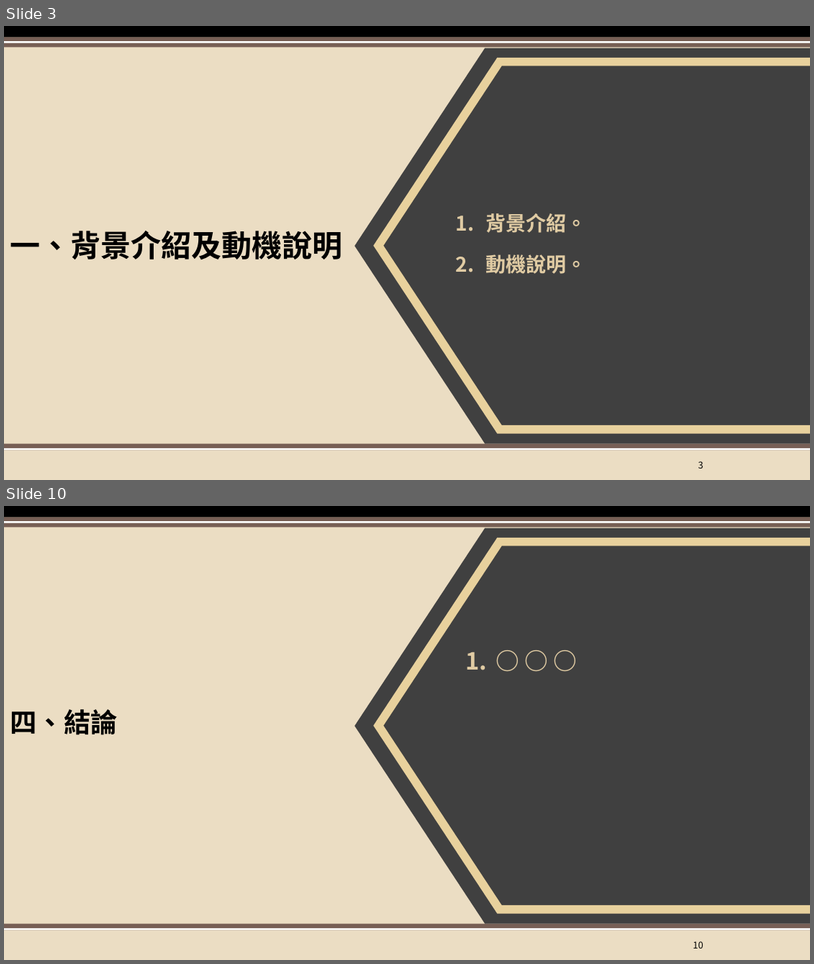
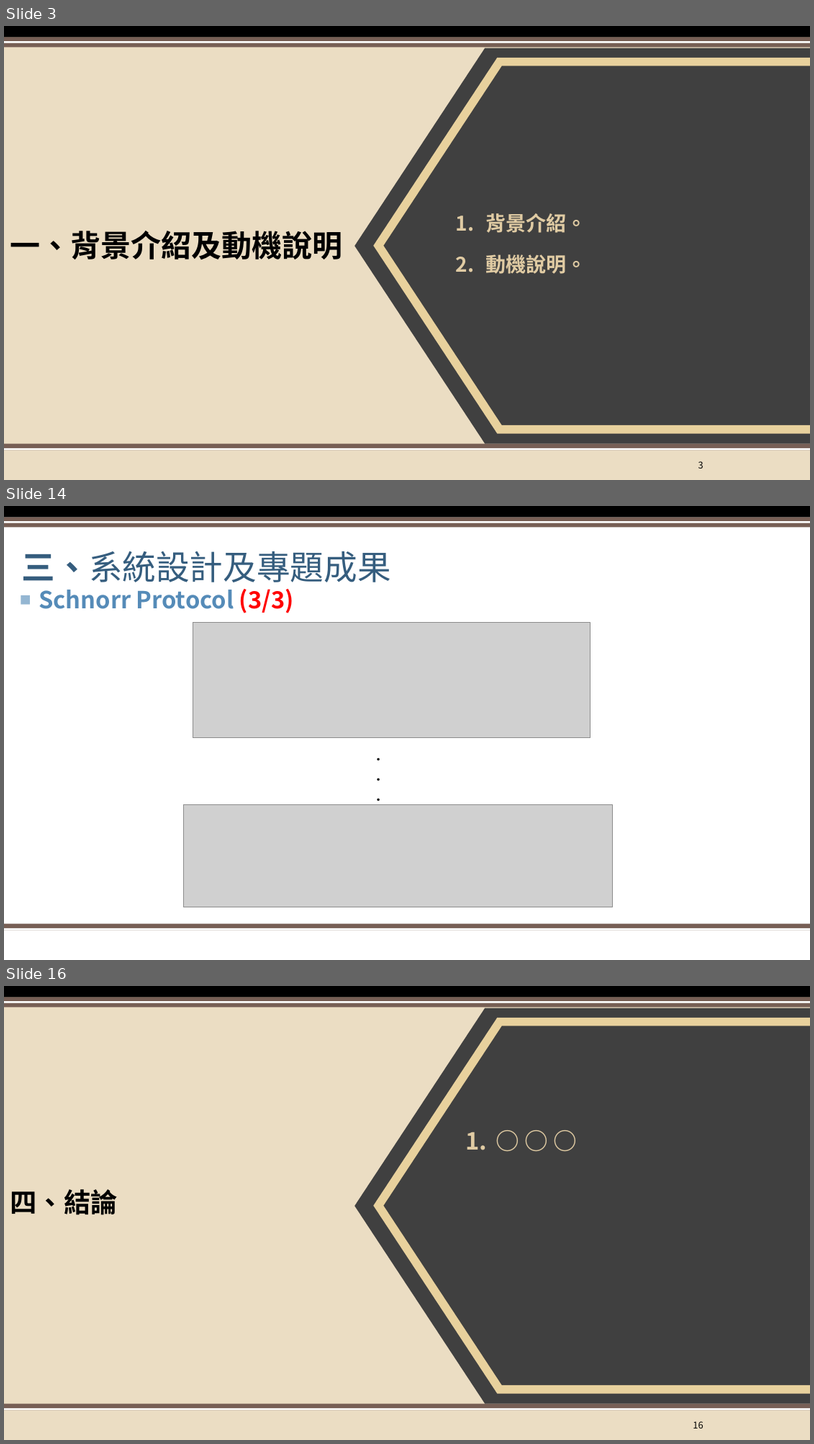
Before and after one commit to XXXaBg3619/ZKP, a slide deck: 密碼學期末專題簡報.pptx. Shown one above the other, each under a label of ours: slides 3 and 10 before the commit, slides 3, 14 and 16 after it; the slides between them are not shown. The pictures are 814x964 and 814x1444 pixels, drawn with LibreOffice and Linux fonts; fonts in the diff are those of the drawing; grey boxes stand for pictures; background and template pictures are left out. Boxes give left, top, right and bottom in pixels: in the first picture for what was removed or moved away, otherwise in the second. Text is boxed around its words. In the diff, an @@ line names an element or a change of style, - is before the commit and + after.

```diff
--- a/密碼學期末專題簡報.pptx
+++ b/密碼學期末專題簡報.pptx
@@ slide 14 added at box(4, 506, 810, 960), background #FFFFFF; not listed: 5 template elements that a slide beside it also shows @@
@@ title added at box(22, 551, 391, 582), 40 pt, text #355D7E @@
+三、系統設計及專題成果
@@ text added at box(39, 589, 294, 613), 28 pt, text #558BB8, bold @@
+■ Schnorr Protocol (3/3)
@@ picture added at box(193, 622, 590, 738) @@
@@ text added at box(355, 740, 403, 807), 20 pt, text #000000, bold @@
+.
+.
+.
@@ picture added at box(183, 805, 612, 907) @@
@@ page number added at box(648, 937, 710, 952), 11 pt, text #FFFFFF @@
+14
@@ what was slide 10 is now slide 16 @@
@@ page number at box(693, 1421, 703, 1428): text changed @@
-10
+16
```
Also in this commit, not shown: 6 slides changed, 5 other slides added.
